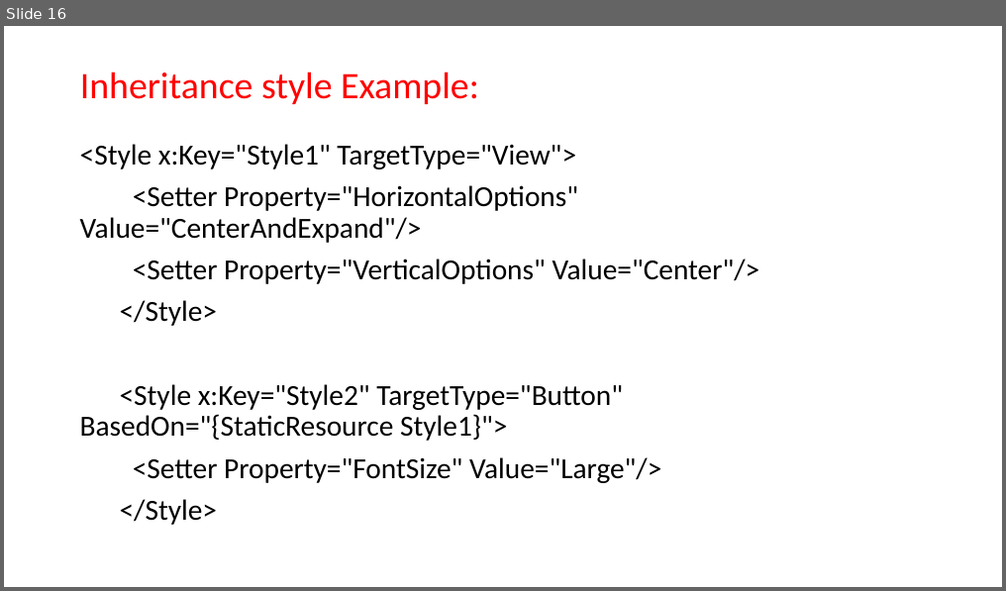
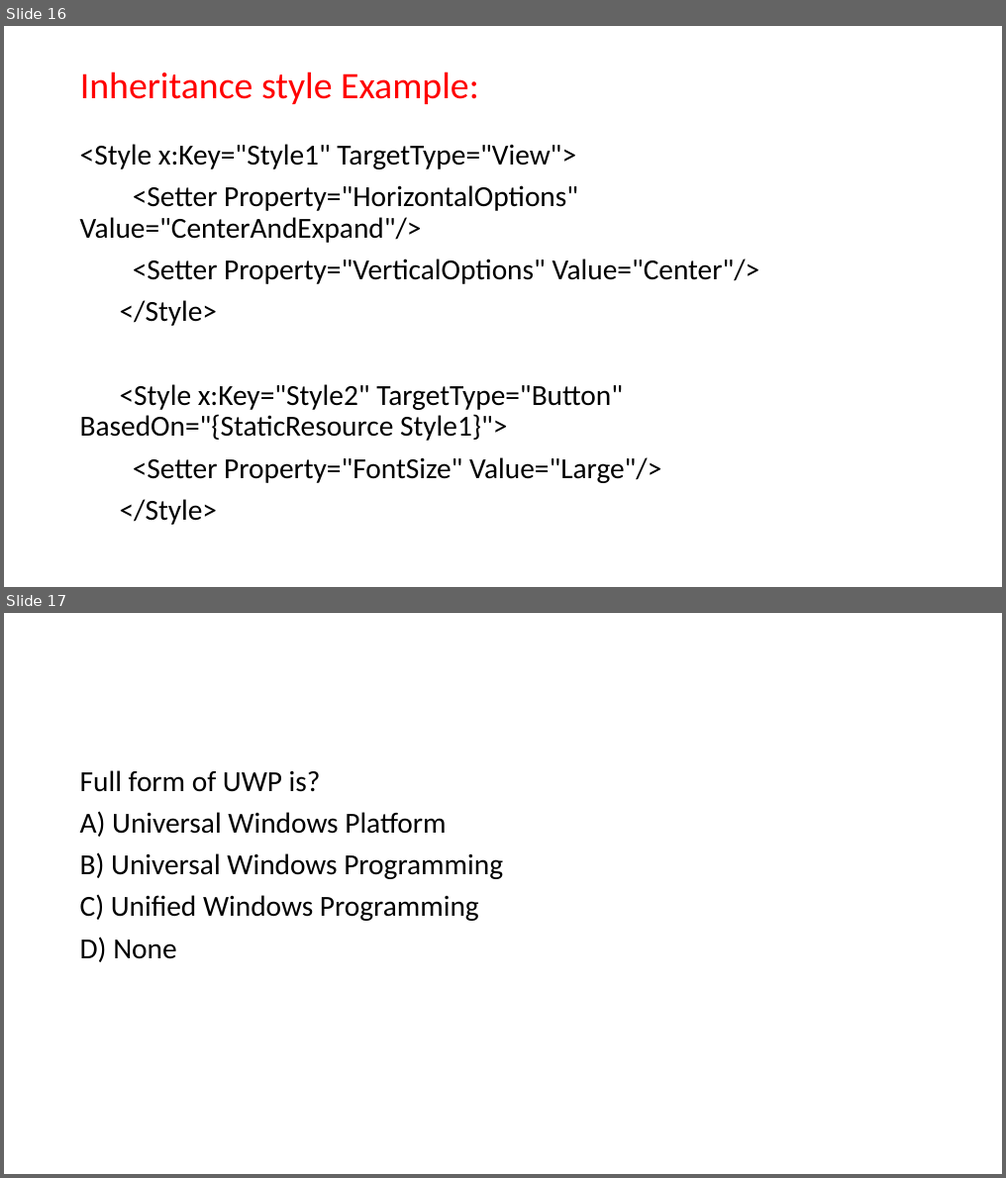
Before and after one commit to vishalamc/CAP914, a slide deck: Style in Xamarin.ppt. Shown one above the other, each under a label of ours: slide 16 before the commit, slides 16 and 17 after it. The pictures are 1006x591 and 1006x1178 pixels, drawn with LibreOffice and Linux fonts; fonts in the diff are those of the drawing. Boxes give left, top, right and bottom in pixels: in the first picture for what was removed or moved away, otherwise in the second. Text is boxed around its words. In the diff, an @@ line names an element or a change of style, - is before the commit and + after.

```diff
--- a/Style in Xamarin.ppt
+++ b/Style in Xamarin.ppt
@@ slide 17 added at box(4, 613, 1002, 1174), background #FFFFFF @@
@@ text added at box(80, 770, 503, 962), 28 pt, text #000000 @@
+Full form of UWP is?
+A) Universal Windows Platform
+B) Universal Windows Programming
+C) Unified Windows Programming
+D) None
```
Also in this commit, not shown: 1 slide changed, 3 other slides added, 1 slide removed, 1 other file.
